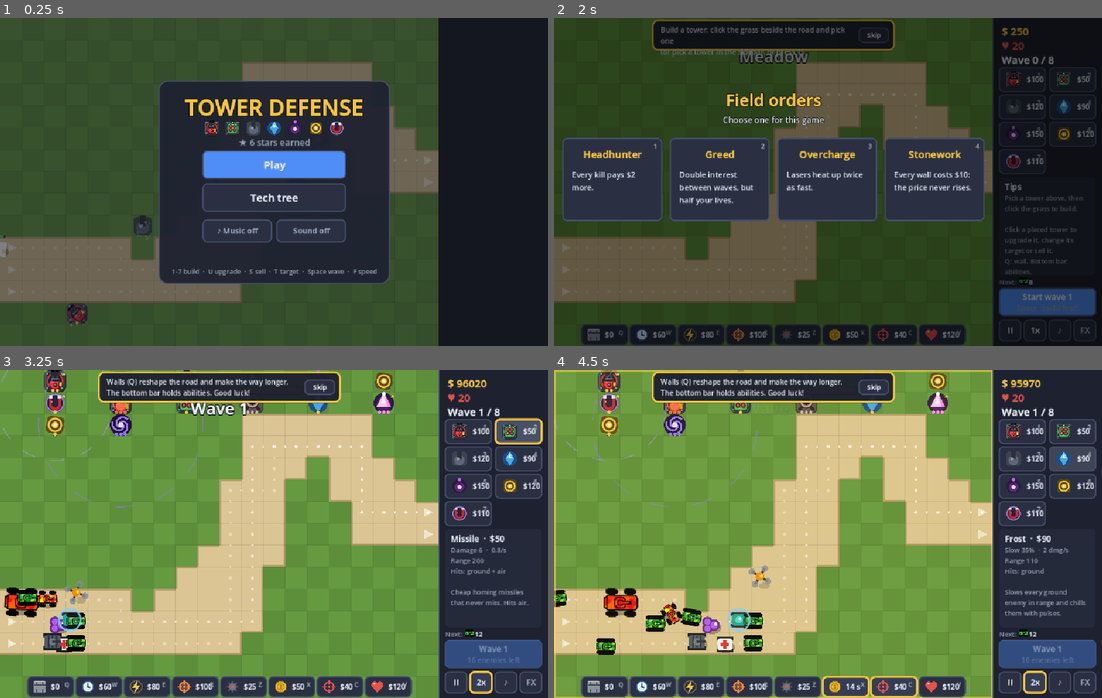
Above: before the commit, frames 1-4 (two rows, left to right).
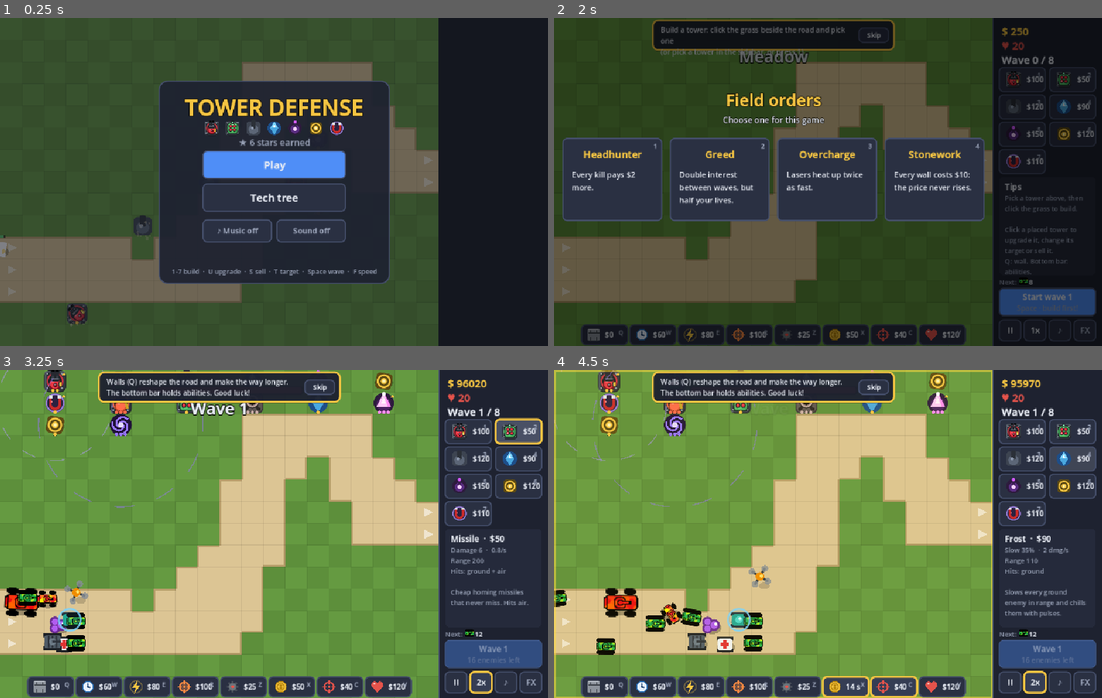
Above: after the commit, the same moments.

Repository: DonnyPlease/tower_defense
Game: Godot game, scene res://tools/screenshots.tscn
The game is run twice, just before and just after one commit, with the same random seed, the same clock (stepped at 60 frames per second) and the same inputs. This scene is started directly instead of the project's main scene.
Inputs (mouse positions are in pixels of both pictures, inside the frame that each line leads up to):
- Up to frame 1 (0.25 s): no input
- Up to frame 2 (2 s): tap Enter at 0.5 s; move the mouse to (828, 165) at 0.52 s; hold W 0.53-1.28 s; tap Q at 0.6 s; click (828, 165) at 0.67 s; tap Space at 0.77, 1.25, 1.52 s; move the mouse to (592, 37) at 1.27 s; hold S from 1.28 s (still down); tap E at 1.35 s; click (592, 37) at 1.42 s
- Up to frame 3 (3.25 s): tap A at 2 s; move the mouse to (465, 432) at 2.02 s; release S at 2.03 s; hold W from 2.03 s (still down); tap R at 2.1 s; click (465, 432) at 2.17 s; move the mouse to (520, 432) at 2.77 s; tap Z at 2.85 s; click (520, 432) at 2.92 s; tap Space at 3.02 s
- Up to frame 4 (4.5 s): move the mouse to (1019, 458) at 3.52 s; release W at 3.53 s; hold S from 3.53 s (still down); tap X at 3.6 s; click (1019, 458) at 3.67 s; tap Space at 3.77 s; move the mouse to (1074, 458) at 4.27 s; tap C at 4.35 s; click (1074, 458) at 4.42 s

The runs differ from the first frame. In frame 1, less than 0.1% of the frame differs, in the area x 21-77%, y 42-78%; in frame 2, 0.1%; in frame 3, 0.3%, in the area x 3-79%, y 22-84%; in frame 4, 0.3%.

Commit message:
Stop drawing the enemies' path, and skip per-frame work in the field view
The dotted line of the way enemies will take is gone (the road is plain
again). The field view also built two strings from every tower and wall on
every frame to notice changes; it now compares a counter the world bumps
when towers or walls change, rebuilds its tower list only then, and redraws
the abilities' layer only while one of them shows something.

Co-Authored-By: Claude Opus 5.5 <noreply@anthropic.com>
Claude-Session: https://claude.ai/code/session_017BvZUs3QDPEXzAqvg4PG1U

Diff:
--- a/src/sim/world.gd
+++ b/src/sim/world.gd
@@ -73,6 +73,8 @@
 var kills: int = 0
 var status: Status = Status.PLAYING
 var events: Array[WorldEvent] = []
+## Changes whenever a tower or wall is built or sold (views compare it).
+var obstacles_version: int = 0
 ## Walls by tile, with what each cost (the refund when it is sold).
 var walls: Dictionary[Vector2i, int] = {}
 var mines: Array[Mine] = []
@@ -321,7 +323,7 @@
 	return walls.has(Vector2i(col, row))
 
 
-## Current distance field (maze levels), for drawing the enemy path.
+## Current distance field enemies follow (levels where they re-route).
 var distance_field: PackedInt32Array:
 	get:
 		return _flow.dist
@@ -468,6 +470,7 @@
 
 ## Towers or walls were added or removed: enemies re-plan their way.
 func _obstacles_changed() -> void:
+	obstacles_version += 1
 	_what_if.clear()
 	_tower_grid.fill(null)
 	_block_mask.fill(0)
--- a/src/view/field_view.gd
+++ b/src/view/field_view.gd
@@ -7,7 +7,6 @@
 ## Draw order (z_index) of the layers inside the playing field. Towers (5-10)
 ## and enemies (5, 20, 26) set their own; see TowerView and EnemyView.
 const D_MAP: int = 0
-const D_PATH_PREVIEW: int = 2
 const D_MINES: int = 3
 const D_WALLS: int = 4
 const D_BULLETS: int = 30
@@ -36,10 +35,10 @@
 var _enemies: Dictionary[Enemy, EnemyView] = {}
 var _alpha: float = 0.0
 var _frame_count: int = 0
-var _path_key: String = "-"
-var _wall_key: String = "-"
+var _obstacles_seen: int = -1 ## world.obstacles_version the walls were drawn for
+var _towers_seen: int = -1 ## world.obstacles_version the tower views match
 var _mines_drawn: bool = false
-var _path_preview: DrawNode
+var _abilities_drawn: bool = false
 var _walls: DrawNode
 var _mines: DrawNode
 var _abilities: DrawNode
@@ -64,8 +63,6 @@
 func _init(p_world: World) -> void:
 	world = p_world
 	add_child(DrawNode.new(_draw_map, D_MAP))
-	_path_preview = DrawNode.new(_draw_path_preview, D_PATH_PREVIEW)
-	add_child(_path_preview)
 	_mines = DrawNode.new(_draw_mines, D_MINES)
 	add_child(_mines)
 	_walls = DrawNode.new(_draw_walls, D_WALLS)
@@ -188,28 +185,6 @@
 		p.x - ax * 6 + ay * 8, p.y - ay * 6 + ax * 8, Color(1, 1, 1, 0.55))
 
 
-## Levels where enemies re-route: dotted line showing the route they will take right now.
-func _draw_path_preview(g: CanvasItem) -> void:
-	var map: GameMap = world.map
-	if not map.flow:
-		return
-	var dist: PackedInt32Array = world.distance_field
-	var dot := Color(1, 1, 1, 0.35)
-	for s: Vector2i in map.starts:
-		var cur: Vector2i = s
-		var dir: Vector2i = GameMap.NO_TILE
-		var i: int = 0
-		while cur != GameMap.NO_TILE and i < 400:
-			var p: Vector2 = GameMap.tile_center(cur)
-			g.draw_circle(p, 3, dot)
-			var next: Vector2i = GameMap.next_tile(dist, cur, dir)
-			if next != GameMap.NO_TILE:
-				dir = next - cur
-				g.draw_circle(p + Vector2(dir) * (Config.TILE / 2.0), 2, dot)
-			cur = next
-			i += 1
-
-
 ## Walls (and the stone under towers on the road).
 func _draw_walls(g: CanvasItem) -> void:
 	for tile: Vector2i in world.walls:
@@ -220,6 +195,20 @@
 	var blink: float = 0.5 + 0.5 * sin(_frame_count * 0.18)
 	for m: World.Mine in world.mines:
 		AbilityArt.draw_mine(g, Vector2(m.x, m.y), blink)
+
+
+## Whether the abilities' layer has anything to show (a timed ability, an
+## airstrike, a focus mark).
+func _abilities_showing() -> bool:
+	if not world.strikes.is_empty():
+		return true
+	for id: String in ["slow", "boost", "bounty"]:
+		if world.is_active(id):
+			return true
+	for e: Enemy in world.enemies:
+		if e.mark_ticks > 0:
+			return true
+	return false
 
 
 ## What the abilities show on the field: tint and frame while one lasts,
@@ -261,20 +250,17 @@
 func sync(alpha: float) -> void:
 	_alpha = alpha
 	_frame_count += 1
-	if world.map.flow:
-		var key: String = ";".join(world.towers.map(func(t: Tower) -> String: return "%d,%d,%d" % [t.col, t.row, t.level]))
-		key += "|" + ";".join(world.walls.keys().map(func(t: Vector2i) -> String: return "%d,%d" % [t.x, t.y]))
-		if key != _path_key:
-			_path_key = key
-			_path_preview.queue_redraw()
-	var walls_key: String = ";".join(world.walls.keys().map(func(t: Vector2i) -> String: return "%d,%d" % [t.x, t.y]))
-	if walls_key != _wall_key:
-		_wall_key = walls_key
+	if _obstacles_seen != world.obstacles_version:
+		_obstacles_seen = world.obstacles_version
 		_walls.queue_redraw()
 	if not world.mines.is_empty() or _mines_drawn:
 		_mines.queue_redraw()
 	_mines_drawn = not world.mines.is_empty()
-	_abilities.queue_redraw()
+	# The abilities' layer only changes while one of them shows something.
+	var showing: bool = _abilities_showing()
+	if showing or _abilities_drawn:
+		_abilities.queue_redraw()
+	_abilities_drawn = showing
 	if night != null:
 		night.sync(world)
 	_sync_towers()
@@ -297,19 +283,22 @@
 
 
 func _sync_towers() -> void:
-	var live: Dictionary[Tower, bool] = {}
-	for t: Tower in world.towers:
-		live[t] = true
-	for t: Tower in _towers.keys():
-		if not live.has(t):
-			_towers[t].queue_free()
-			_towers.erase(t)
-	for t: Tower in world.towers:
-		var v: TowerView = _towers.get(t)
-		if v == null:
-			v = TowerView.new(t)
-			add_child(v)
-			_towers[t] = v
+	# Towers only come and go when the world's obstacles change.
+	if _towers_seen != world.obstacles_version or _towers.size() != world.towers.size():
+		_towers_seen = world.obstacles_version
+		var live: Dictionary[Tower, bool] = {}
+		for t: Tower in world.towers:
+			live[t] = true
+		for t: Tower in _towers.keys():
+			if not live.has(t):
+				_towers[t].queue_free()
+				_towers.erase(t)
+		for t: Tower in world.towers:
+			if not _towers.has(t):
+				var view := TowerView.new(t)
+				add_child(view)
+				_towers[t] = view
+	for v: TowerView in _towers.values():
 		v.sync(_alpha, _frame_count)
 
 
--- a/tests/smoke/test_pixels.gd
+++ b/tests/smoke/test_pixels.gd
@@ -22,8 +22,12 @@
 	expect_color(pixel_at(img, p.x, p.y), Palette.GRASS_ALT, "grass, light square")
 	p = tile(1, 0)
 	expect_color(pixel_at(img, p.x, p.y), Palette.GRASS, "grass, dark square")
+	# The road is plain: the way the enemies will take is not drawn on it.
+	for row: int in [10, 11, 12]:
+		for col: int in [1, 3, 5]:
+			p = tile(col, row)
+			expect_color(pixel_at(img, p.x, p.y), Palette.PATH, "the road at %d,%d, without a path drawn on it" % [col, row])
 	p = tile(3, 10)
-	expect_color(pixel_at(img, p.x + 12, p.y + 12), Palette.PATH, "the road (off the dotted path)")
 	p = tile(3, 10)
 	expect_color(pixel_at(img, p.x, p.y - 19), Palette.PATH_EDGE, "the road's edge")
 	expect_color(pixel_at(img, 805, 250), Palette.PANEL, "the sidebar")
